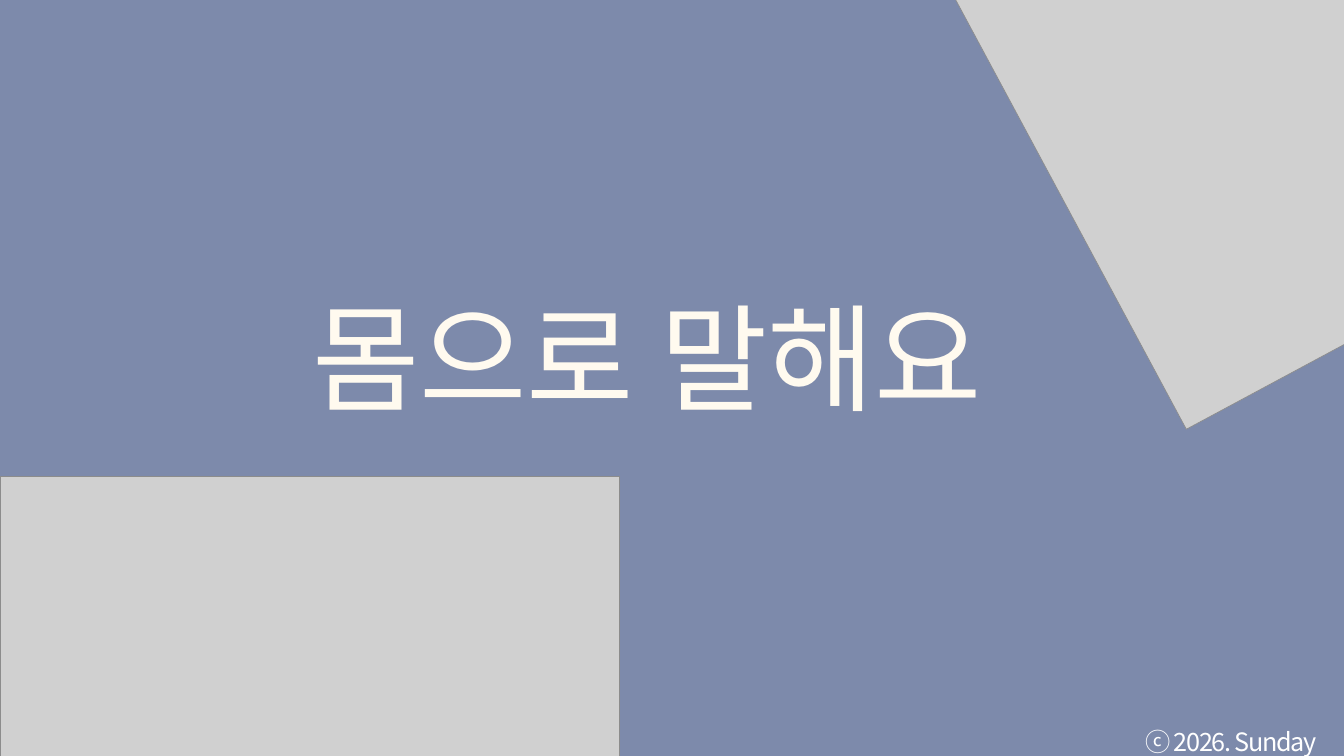
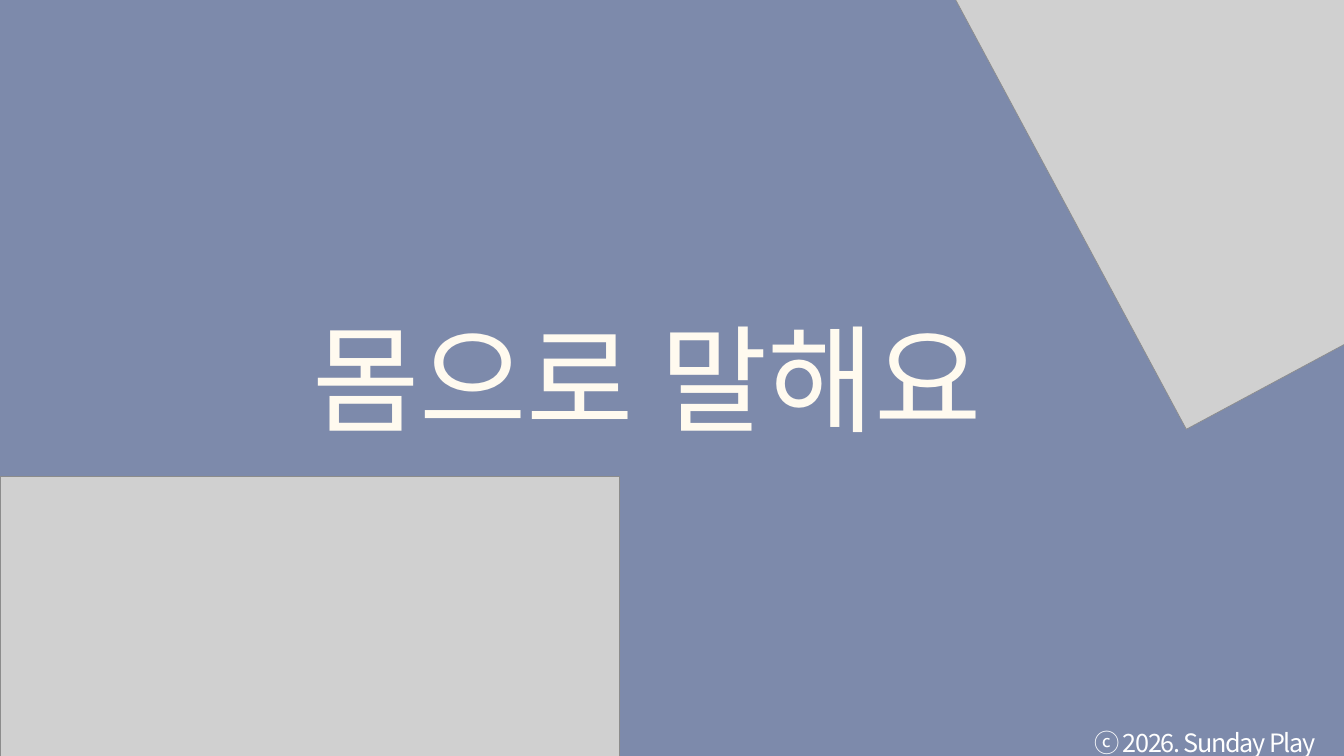
Before and after one commit to tkdgns25300/sunday_play, a slide deck: slide 4 of public/downloads/games/body-talk/rules.pptx. Drawn at 1344x756 pixels with LibreOffice and Linux fonts; fonts in the diff are those of the drawing; grey boxes stand for pictures. Boxes give left, top, right and bottom in pixels: in the first picture for what was removed or moved away, otherwise in the second. Text is boxed around its words. In the diff, an @@ line names an element or a change of style, - is before the commit and + after.

```diff
--- a/public/downloads/games/body-talk/rules.pptx
+++ b/public/downloads/games/body-talk/rules.pptx
@@ text "몸으로 말해요": place and size @@
-text "몸으로 말해요" at [312, 305, 982, 411]
+text "몸으로 말해요" at [312, 326, 982, 432]
@@ text "몸으로 말해요" at [312, 326, 982, 432]: font Roboto to Noto Sans CJK KR @@
@@ text "ⓒ 2026. Sunday Play" rewrapped from [1145, 730, 1317, 756] to [1094, 731, 1316, 756] @@
```
Also in this commit, not shown: 32 other slides changed, 3 other files.
